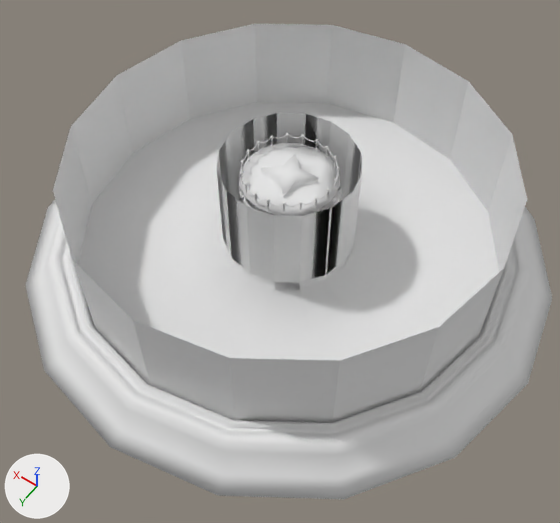
One commit to the FBX model Assets/Art/FBX/Arenas/Laki/LAK_LakiArena.fbx: the scene before it, then after it.
Camera for both pictures: a 50 mm camera at (-48.2, 70.0, 102.1) aimed at (-2.6, 6.1, 1.7). Every picture has the same lights, and +X, +Y and +Z are marked at lower left. Where no turn or scale is listed for an object, it has been applied to the vertices.

Names of what the first picture shows: 'LAK_COLLIDERLakiArena', 'LAK_LakiArena'.
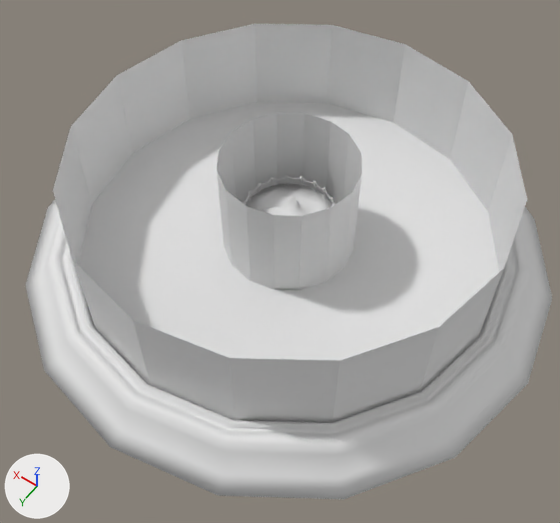
Changed parts and their boxes [x1, y1, x2, y2] in the pictures (560 x 523 px; the box of a moved part takes in the faces that stretch with it):
part 1 of me_lak_colliderlakiarena, moved or reshaped
    before: [217, 113, 361, 275]
    after: [217, 113, 361, 280]
part 2 of me_lak_lakiarena, deleted
    before: [240, 144, 340, 205]
part 3 of me_lak_lakiarena, built on
    before: [223, 143, 354, 290]
    after: [223, 184, 354, 290]

Edits to the bpy script that builds the scene:
```text
Change me_lak_colliderlakiarena:
    where me_lak_colliderlakiarena.from_pydata(...)  # 74 vertices, 37 faces; spans x -35.5..35.5, y -35.5..35.5, z 0.0..18.2
    used by ob_lak_colliderlakiarena; location = (0.0, 0.0, 0.0)
    me_lak_colliderlakiarena part 1
    9 faces are deleted
    9 new faces join them
Change me_lak_lakiarena:
    used by ob_lak_lakiarena; location = (0.0, 0.0, 0.0)
    remove me_lak_lakiarena.from_pydata(...)  # 4522 vertices, 4314 faces; spans x -45.0..45.0, y -45.0..45.0, z -3.6..17.1
    add me_lak_lakiarena.from_pydata(...)  # 4490 vertices, 4234 faces; spans x -45.0..45.0, y -45.0..45.0, z -4.7..7.7
    me_lak_lakiarena part 2: 27 loose pieces with 1674 vertices, spanning x -7.5..7.7, y -7.4..7.6, z 14.6..17.1, are deleted
    me_lak_lakiarena part 3: 2 vertices moved within x -7.4..-5.7, y 3.1..5.7, z 5.2; 697 vertices removed from x -11.2..11.2, y -11.2..11.2, z 0.1..15.8; 2339 vertices added at x -11.2..11.2, y -11.2..11.2, z -4.7..7.7
```
